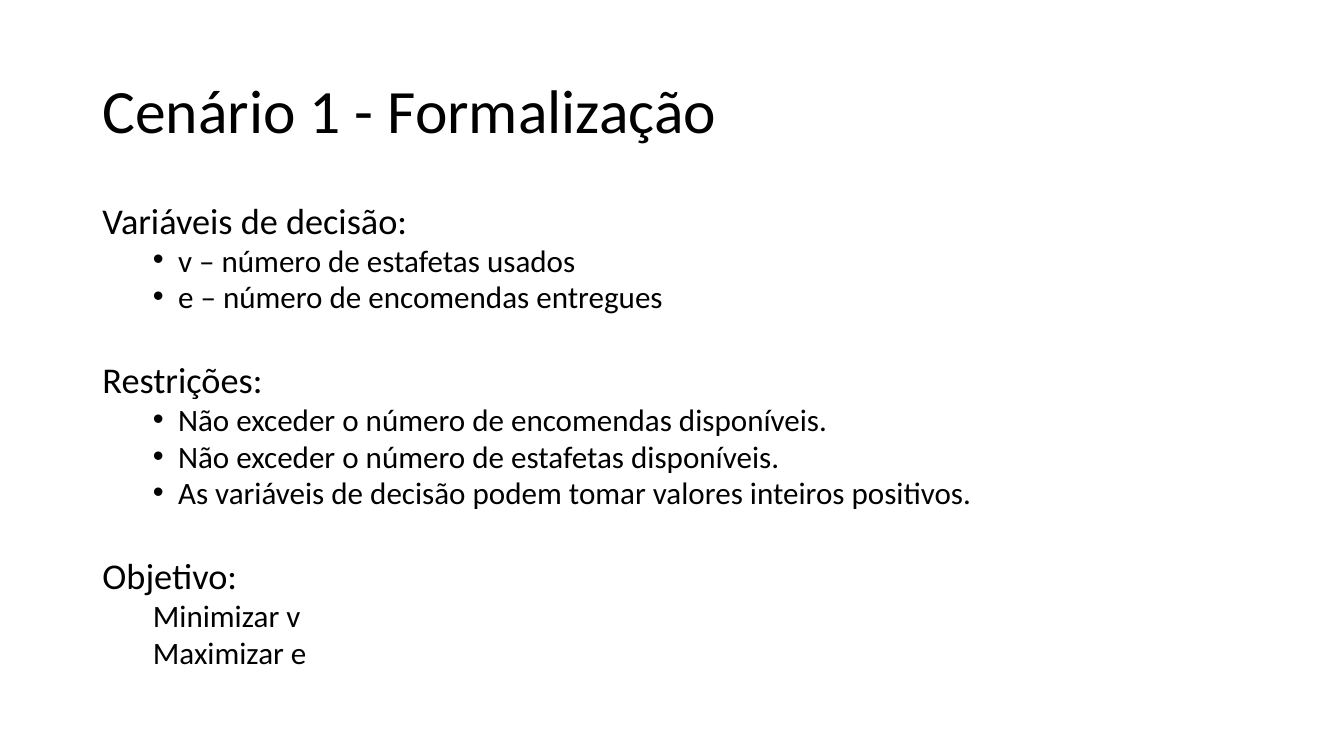
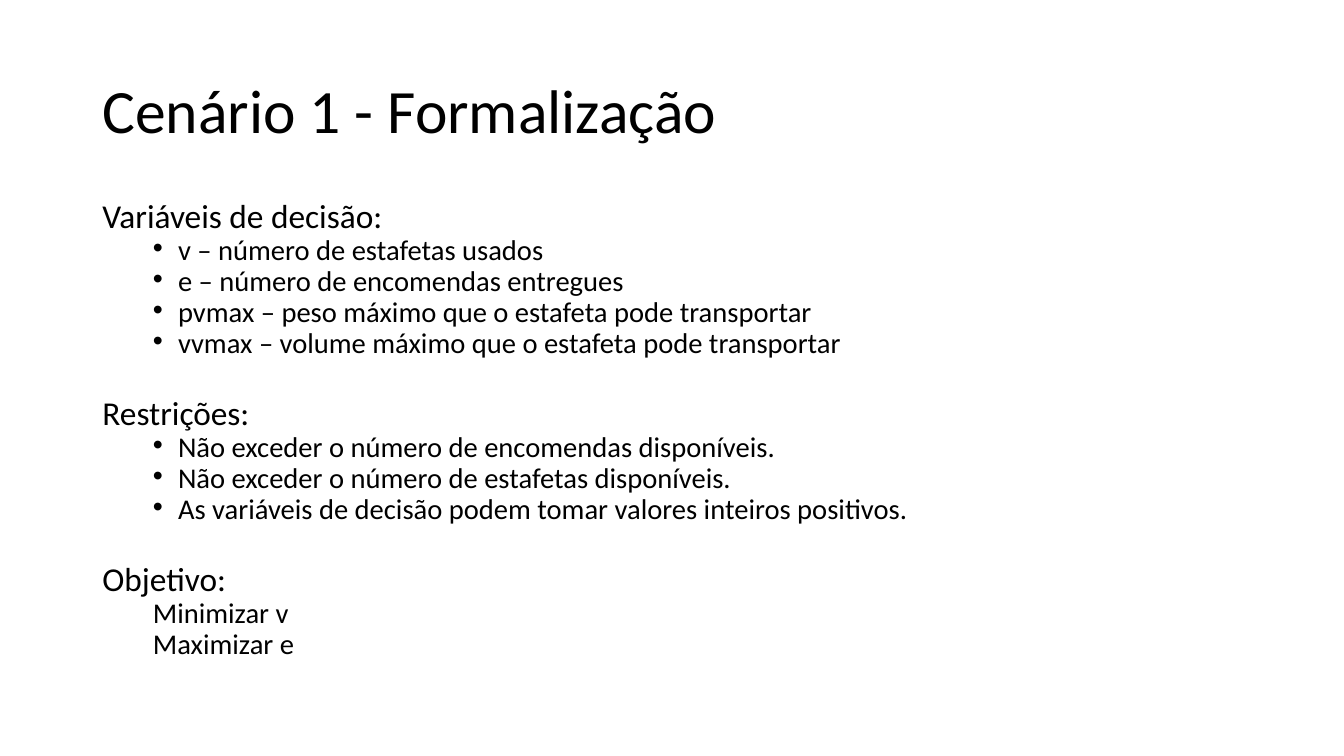
Before and after one commit to ttoino/feup-da-proj1, a slide deck: slide 3 of report/DA – Projeto 1 G12.pptx. Drawn at 1344x756 pixels with LibreOffice and Linux fonts; fonts in the diff are those of the drawing. Boxes give left, top, right and bottom in pixels: in the first picture for what was removed or moved away, otherwise in the second. Text is boxed around its words. In the diff, an @@ line names an element or a change of style, - is before the commit and + after.

```diff
--- a/report/DA – Projeto 1 G12.pptx
+++ b/report/DA – Projeto 1 G12.pptx
@@ text at box(102, 205, 907, 655): size 25.9 to 23.8 pt in "Variáveis de decisão:", "Restrições:", "Objetivo:"; size 22.2 to 20.4 pt in "v – número de estafetas usados", "e – número de encomendas entregues", "Não exceder o número de encomendas disponíveis.", "Não exceder o número de estafetas disponíveis." and 3 more places; line spacing 0.8 to 0.7 @@
@@ text at box(178, 302, 841, 358): paragraphs added @@
+  • pvmax – peso máximo que o estafeta pode transportar
+  • vvmax – volume máximo que o estafeta pode transportar
```
Also in this commit, not shown: 7 other slides changed, 1 slide added.
